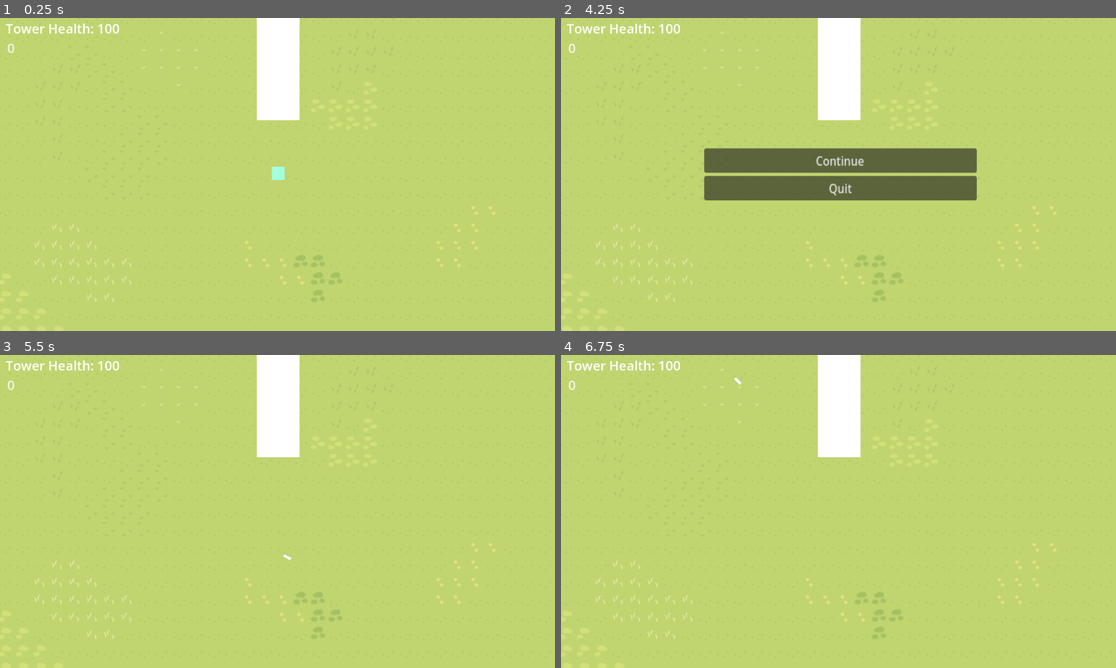
Above: before the commit, frames 1-4 (two rows, left to right).
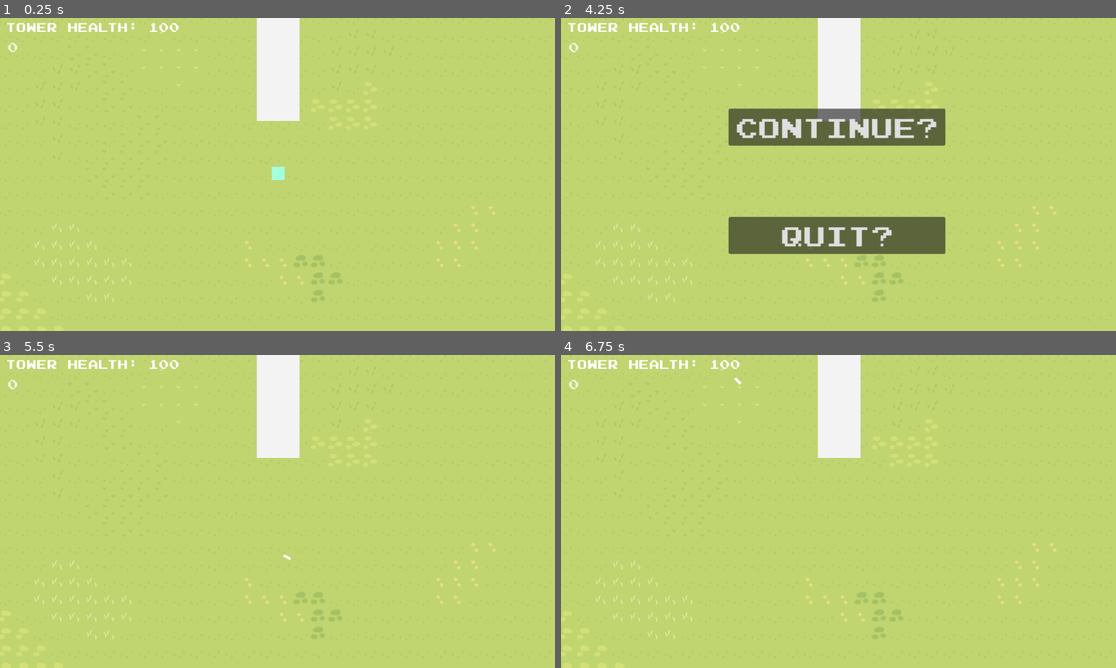
Above: after the commit, the same moments.

Repository: ConnorG255/The-Tower
Game: Godot game, scene res://main.tscn
The game is run twice, just before and just after one commit, with the same random seed, the same clock (stepped at 60 frames per second) and the same inputs.
Inputs (mouse positions are in pixels of both pictures, inside the frame that each line leads up to):
- Up to frame 1 (0.25 s): no input
- Up to frame 2 (4.25 s): tap Enter at 0.5 s; move the mouse to (960, 158) at 0.52 s; hold D (D) 0.53-1.28 s; click (960, 158) at 0.8 s; move the mouse to (727, 190) at 1.27 s; click (727, 190) at 1.35 s; tap S (S) at 1.55, 3.8 s; tap Space at 2 s; move the mouse to (894, 105) at 2.02 s; hold S (S) 2.03-2.78 s; tap D (D) at 2.3 s; move the mouse to (810, 237) at 2.77 s; tap A (A) at 2.85 s; click (810, 237) at 3.05 s; move the mouse to (1005, 221) at 3.52 s; hold D (D) from 3.53 s (still down); tap Escape (pause) at 4.15 s
- Up to frame 3 (5.5 s): release D (D) at 4.25 s; click "Continue" (after the commit: "Continue?") at 4.25 s; tap Enter at 5 s; move the mouse to (111, 464) at 5.02 s; click (111, 464) at 5.1 s; tap D (D) at 5.3 s
- Up to frame 4 (6.75 s): tap Space at 5.75 s; move the mouse to (866, 511) at 5.77 s; hold S (S) 5.78-6.53 s; click (866, 511) at 6.05 s; tap Enter at 6.5 s; move the mouse to (755, 433) at 6.52 s; tap W (W) at 6.6 s

The runs differ from the first frame. In frame 1, 0.6% of the frame differs, in the area x 1-55%, y 1-33%; in frame 2, 18%, in the area x 1-75%, y 1-76%; in frame 3, 0.6%; in frame 4, 0.6%.

Commit message:
font+balance+tower

Diff:
--- a/enemy.gd
+++ b/enemy.gd
@@ -45,6 +45,6 @@
 		Global.score += 100
 		queue_free()
 	if body.is_in_group("tower"):
-		Global.score -= 10
+		Global.tower_health -= 10
 		queue_free()
 	pass
--- a/main.tscn
+++ b/main.tscn
@@ -304,18 +304,19 @@
 shape = SubResource("RectangleShape2D_qnkwd")
 
 [node name="Sprite2D" type="Sprite2D" parent="El tore"]
-position = Vector2(0, -55)
+modulate = Color(0.952941, 0.952941, 0.952941, 1)
+position = Vector2(0, -54)
 scale = Vector2(3.24, 11.16)
 texture = ExtResource("2_bqyek")
 
 [node name="Pause" parent="." instance=ExtResource("9_6su8i")]
 visible = false
 z_index = 1
-offset_left = -124.0
-offset_top = -24.0
-offset_right = -124.0
-offset_bottom = -24.0
-scale = Vector2(0.62921, 0.723059)
+offset_left = -327.0
+offset_top = -142.0
+offset_right = -327.0
+offset_bottom = -142.0
+scale = Vector2(0.5, 0.5)
 
 [node name="UI" parent="." instance=ExtResource("10_y3ox0")]
 offset_left = -253.0
@@ -329,10 +330,11 @@
 
 [node name="EndScreen" parent="." instance=ExtResource("12_bird5")]
 visible = false
-offset_left = -311.0
-offset_top = -200.0
-offset_right = -311.0
-offset_bottom = -200.0
-scale = Vector2(0.5, 0.5)
+z_index = 1
+offset_left = -215.0
+offset_top = -99.0
+offset_right = -215.0
+offset_bottom = -99.0
+scale = Vector2(0.35, 0.35)
 
 [connection signal="body_entered" from="player/Area2D" to="player" method="_on_area_2d_body_entered"]
--- a/prefabs/end_screen.tscn
+++ b/prefabs/end_screen.tscn
@@ -1,6 +1,8 @@
-[gd_scene load_steps=2 format=3 uid="uid://bmjq5t54g1ulv"]
+[gd_scene load_steps=4 format=3 uid="uid://bmjq5t54g1ulv"]
 
 [ext_resource type="Script" path="res://prefabs/uimanagement.gd" id="1_updwx"]
+[ext_resource type="Script" path="res://score.gd" id="2_cbn6v"]
+[ext_resource type="FontFile" uid="uid://b0txxuq8jq84g" path="res://materials/joystix monospace.otf" id="2_g8c8s"]
 
 [node name="EndScreen" type="Control"]
 layout_mode = 3
@@ -17,17 +19,32 @@
 offset_top = 355.0
 offset_right = 835.0
 offset_bottom = 465.0
+theme_override_fonts/font = ExtResource("2_g8c8s")
 theme_override_font_sizes/font_size = 50
 text = "Quit?"
 
 [node name="Button" type="Button" parent="."]
 layout_mode = 0
-offset_left = 540.0
-offset_top = 184.0
-offset_right = 701.0
-offset_bottom = 261.0
+offset_left = 491.0
+offset_top = 191.0
+offset_right = 745.0
+offset_bottom = 268.0
+theme_override_fonts/font = ExtResource("2_g8c8s")
 theme_override_font_sizes/font_size = 50
 text = "Retry?"
 
+[node name="endscore" type="Label" parent="."]
+layout_mode = 0
+offset_left = 385.0
+offset_top = 528.0
+offset_right = 877.0
+offset_bottom = 600.0
+theme_override_fonts/font = ExtResource("2_g8c8s")
+theme_override_font_sizes/font_size = 50
+text = "Score: 00000"
+horizontal_alignment = 1
+vertical_alignment = 1
+script = ExtResource("2_cbn6v")
+
 [connection signal="button_down" from="Quit" to="." method="_on_quit_button_down"]
 [connection signal="button_down" from="Button" to="." method="_on_button_button_down"]
--- a/prefabs/pause.tscn
+++ b/prefabs/pause.tscn
@@ -1,6 +1,7 @@
-[gd_scene load_steps=2 format=3 uid="uid://bmdvnuci2r8q"]
+[gd_scene load_steps=3 format=3 uid="uid://bmdvnuci2r8q"]
 
 [ext_resource type="Script" path="res://prefabs/uimanagement.gd" id="1_6bqoi"]
+[ext_resource type="FontFile" uid="uid://b0txxuq8jq84g" path="res://materials/joystix monospace.otf" id="2_xyr2g"]
 
 [node name="Pause" type="Control"]
 layout_mode = 3
@@ -11,21 +12,25 @@
 grow_vertical = 2
 script = ExtResource("1_6bqoi")
 
-[node name="MarginContainer" type="MarginContainer" parent="."]
-layout_mode = 0
-offset_right = 398.0
-offset_bottom = 155.0
+[node name="Continue" type="Button" parent="."]
+layout_mode = 2
+offset_left = 451.0
+offset_top = 163.0
+offset_right = 849.0
+offset_bottom = 231.0
+theme_override_fonts/font = ExtResource("2_xyr2g")
+theme_override_font_sizes/font_size = 50
+text = "Continue?"
 
-[node name="VBoxContainer" type="VBoxContainer" parent="MarginContainer"]
+[node name="QUIT D_" type="Button" parent="."]
 layout_mode = 2
+offset_left = 451.0
+offset_top = 362.0
+offset_right = 849.0
+offset_bottom = 430.0
+theme_override_fonts/font = ExtResource("2_xyr2g")
+theme_override_font_sizes/font_size = 50
+text = "Quit?"
 
-[node name="Continue" type="Button" parent="MarginContainer/VBoxContainer"]
-layout_mode = 2
-text = "Continue"
-
-[node name="QUIT D_" type="Button" parent="MarginContainer/VBoxContainer"]
-layout_mode = 2
-text = "Quit"
-
-[connection signal="pressed" from="MarginContainer/VBoxContainer/Continue" to="." method="_on_continue_pressed"]
-[connection signal="pressed" from="MarginContainer/VBoxContainer/QUIT D_" to="." method="_on_quit_d__pressed"]
+[connection signal="pressed" from="Continue" to="." method="_on_continue_pressed"]
+[connection signal="pressed" from="QUIT D_" to="." method="_on_quit_d__pressed"]
--- a/prefabs/ui.tscn
+++ b/prefabs/ui.tscn
@@ -1,5 +1,6 @@
-[gd_scene load_steps=4 format=3 uid="uid://grlj4ggikjv7"]
+[gd_scene load_steps=5 format=3 uid="uid://grlj4ggikjv7"]
 
+[ext_resource type="FontFile" uid="uid://b0txxuq8jq84g" path="res://materials/joystix monospace.otf" id="1_q6qhe"]
 [ext_resource type="Script" path="res://score.gd" id="1_v024a"]
 [ext_resource type="Script" path="res://prefabs/towerhealth.gd" id="2_dh45y"]
 [ext_resource type="Script" path="res://prefabs/temp.gd" id="3_di12g"]
@@ -19,6 +20,7 @@
 offset_right = 175.0
 offset_bottom = 130.0
 theme_override_colors/font_color = Color(1, 1, 1, 0.792157)
+theme_override_fonts/font = ExtResource("1_q6qhe")
 theme_override_font_sizes/font_size = 40
 text = "0000000"
 script = ExtResource("1_v024a")
@@ -29,7 +31,8 @@
 offset_top = 12.0
 offset_right = 357.0
 offset_bottom = 70.0
-theme_override_font_sizes/font_size = 40
+theme_override_fonts/font = ExtResource("1_q6qhe")
+theme_override_font_sizes/font_size = 38
 text = "Tower Health: 100"
 script = ExtResource("2_dh45y")
 
--- a/score.gd
+++ b/score.gd
@@ -3,5 +3,8 @@
 
 # Called every frame. 'delta' is the elapsed time since the previous frame.
 func _process(delta):
-	self.text = str(Global.score)
+	if self.name == "endscore":
+		self.text = "Score: " + str(Global.score)
+	else:
+		self.text = str(Global.score)
 	pass
--- a/scripts/Gunshoot.gd
+++ b/scripts/Gunshoot.gd
@@ -15,9 +15,13 @@
 	get_tree().get_root().call_deferred("add_child", b_instance)
 func fire():
 	# not optimal but dont know how to optimize rn
+	#looking back at it i think this is the worst thing i have ever written
 	if(Global.score >= 2500):
 		if(Global.score >= 5000):
-			firerate = 0.2
+			if(Global.score >= 7500):
+				firerate = 0.1
+			else:
+				firerate=0.2
 		else:
 			firerate = 0.3
 	singlebulletfire()
--- a/scripts/Scene.gd
+++ b/scripts/Scene.gd
@@ -25,7 +25,7 @@
 	if spawn_timer >= spawn_interval:
 		spawn_enemy()
 		spawn_timer = 0
-		if(spawn_interval > 0.1):
+		if(spawn_interval > 0.2):
 			decrease_spawn_interval()
 
 
@@ -35,7 +35,7 @@
 	call_deferred("add_child", enmy)
 
 func decrease_spawn_interval():
-	spawn_interval -= 0.015
+	spawn_interval -= 0.0125
 	#spawn_interval = max(0.5, spawn_interval)
 
 
Binary file added: materials/joystix monospace.otf
Not shown, added: materials/joystix monospace.otf.import
